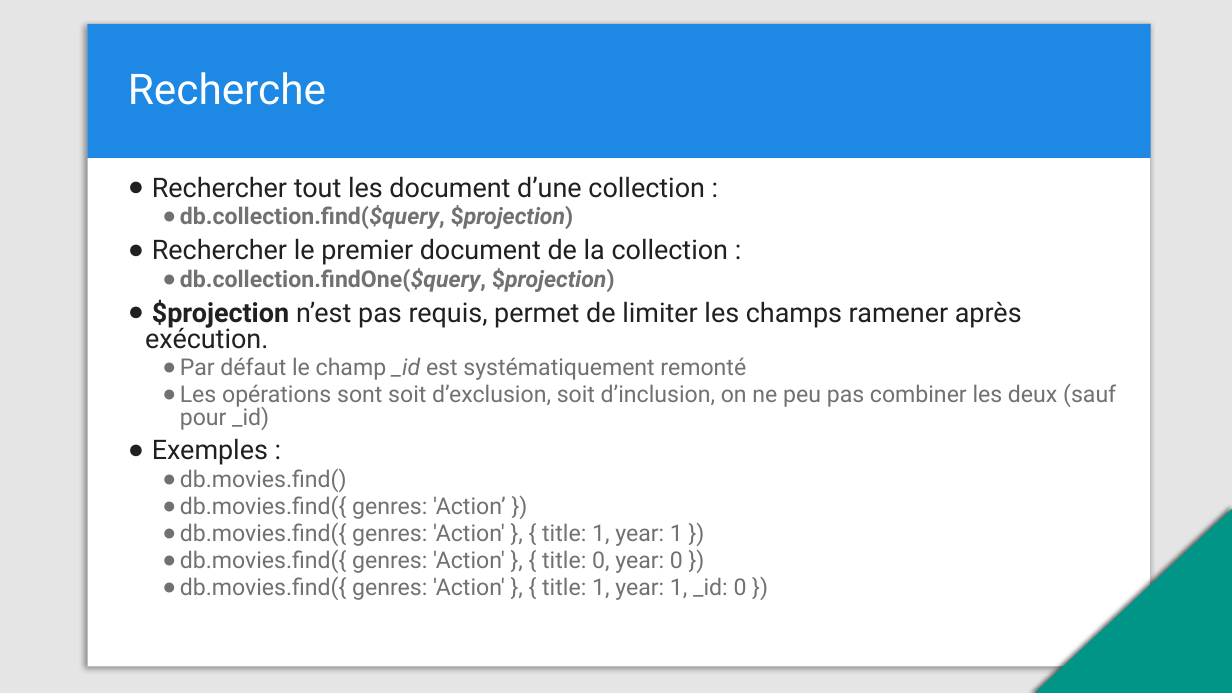
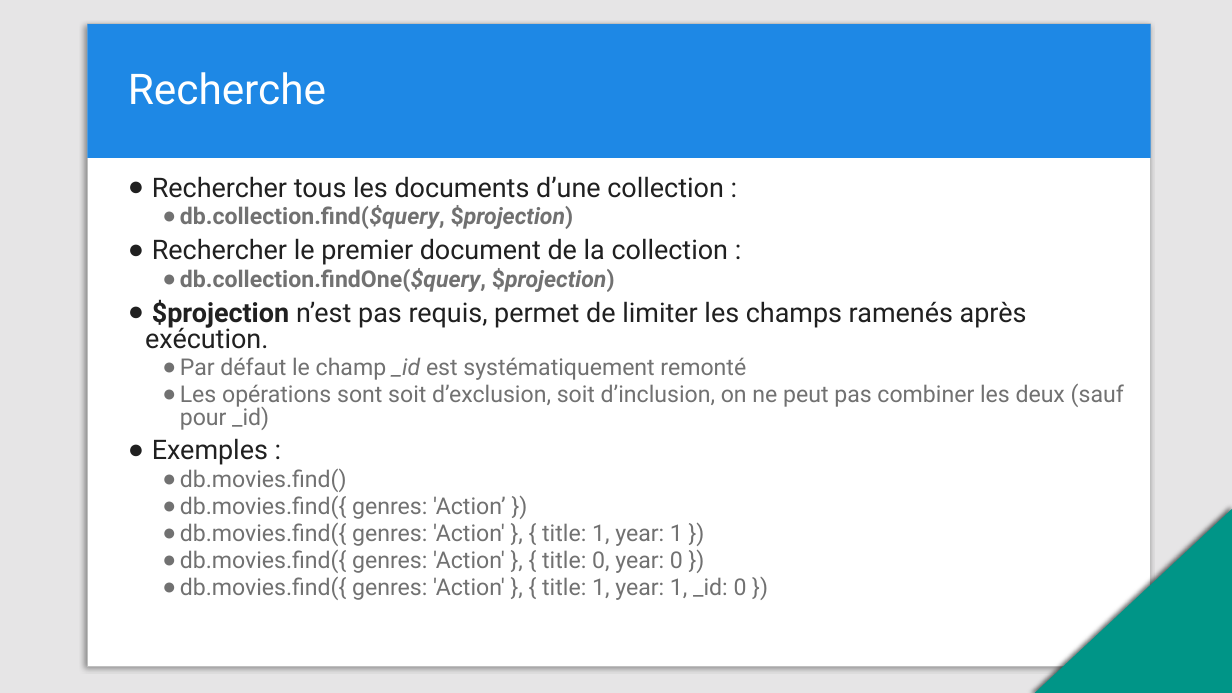
Before and after one commit to dohr-michael/training-mongodb, a slide deck: slide 9 of MongoDB-CRUD.pptx. Drawn at 1232x693 pixels with LibreOffice and Linux fonts; fonts in the diff are those of the drawing. Boxes give left, top, right and bottom in pixels: in the first picture for what was removed or moved away, otherwise in the second. Text is boxed around its words. In the diff, an @@ line names an element or a change of style, - is before the commit and + after.

```diff
--- a/MongoDB-CRUD.pptx
+++ b/MongoDB-CRUD.pptx
@@ text at (152,176,724,198): text changed @@
-● Rechercher tout les document d’une collection :
+● Rechercher tous les documents d’une collection :
@@ text at (145,299,1027,349): text changed @@
-● $projection n’est pas requis, permet de limiter les champs ramener après exécution.
+● $projection n’est pas requis, permet de limiter les champs ramenés après exécution.
@@ text at (180,384,1124,430): text changed @@
-  ● Les opérations sont soit d’exclusion, soit d’inclusion, on ne peu pas combiner les deux (sauf pour _id)
+  ● Les opérations sont soit d’exclusion, soit d’inclusion, on ne peut pas combiner les deux (sauf pour _id)
```
Also in this commit, not shown: 13 other slides changed.
